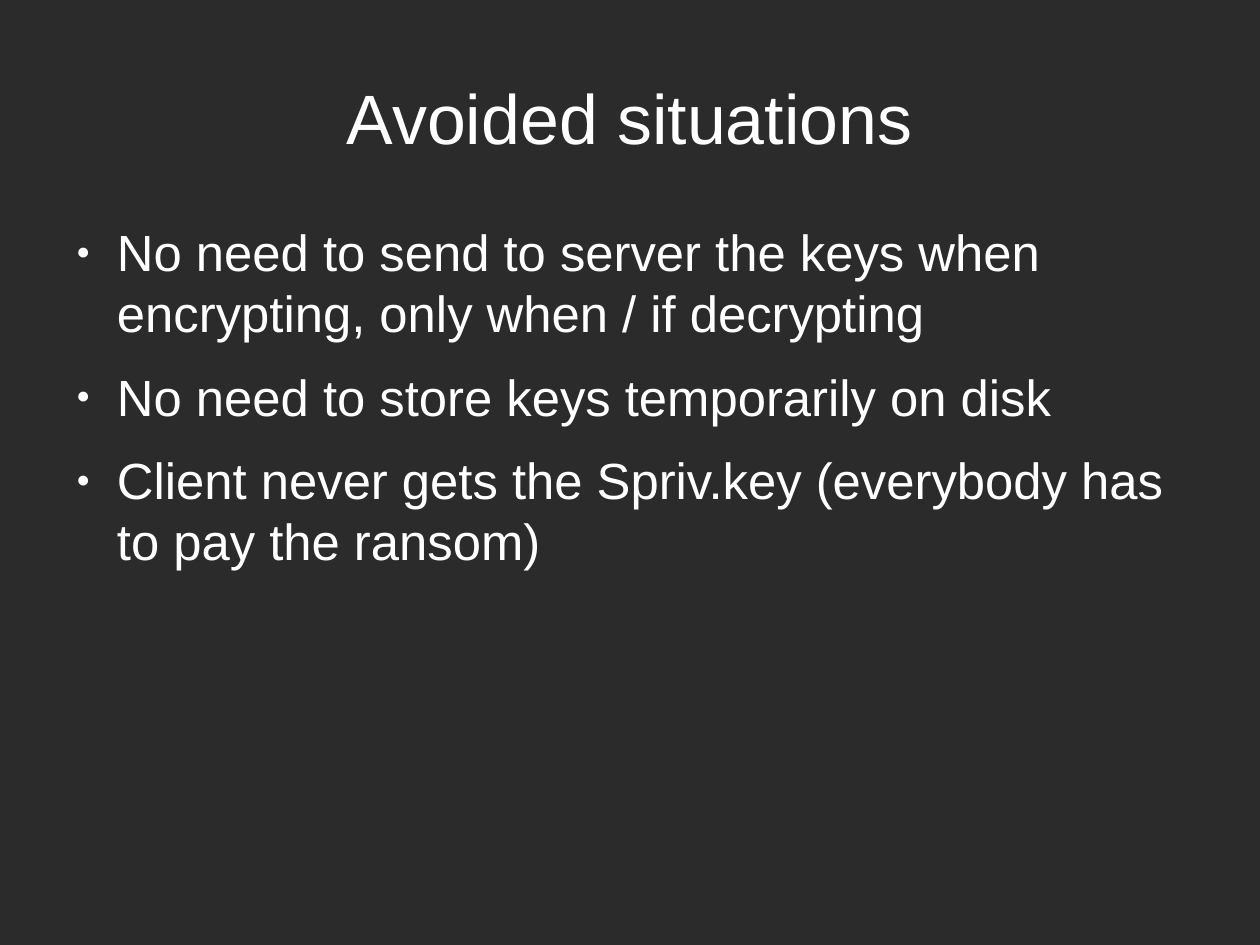
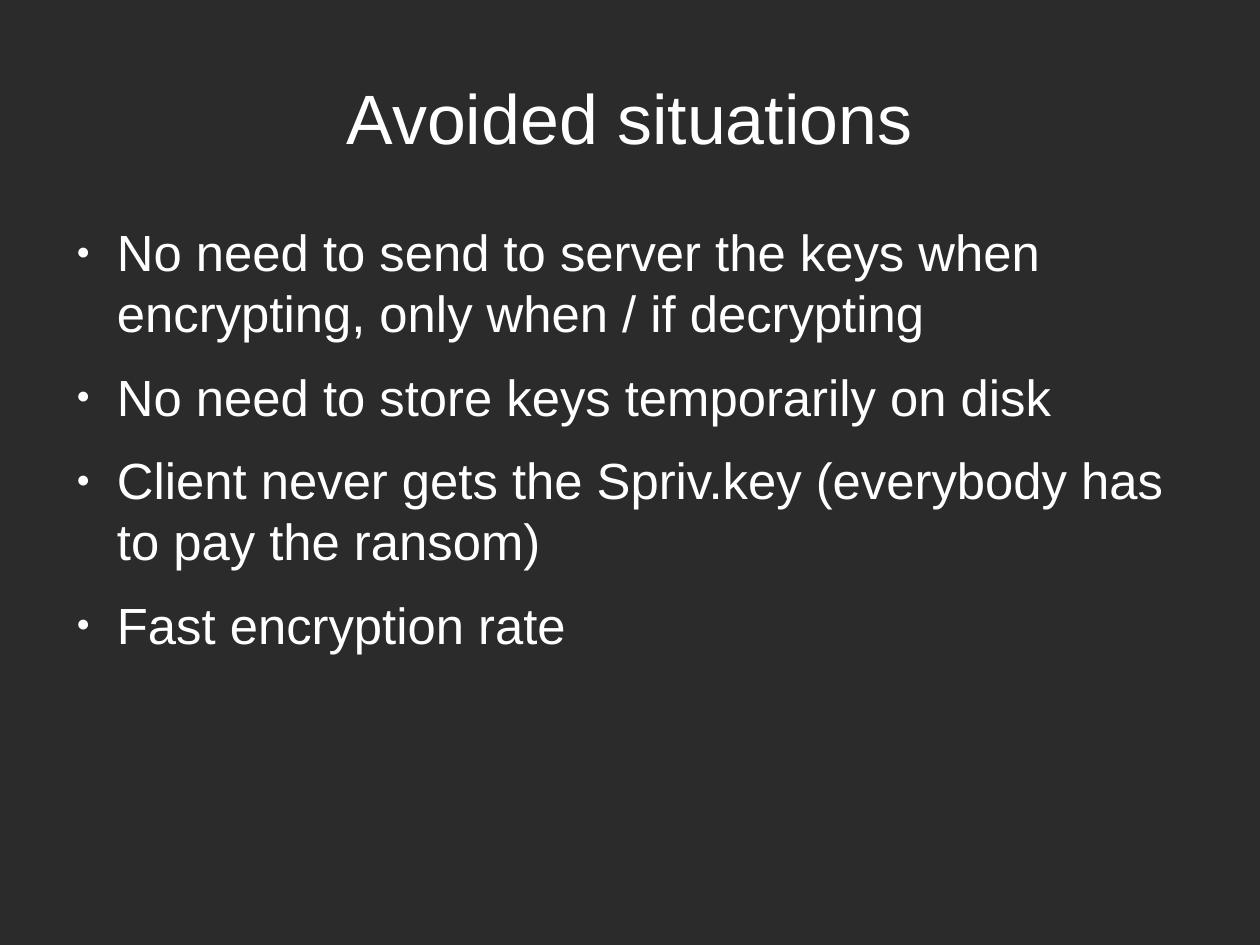
Before and after one commit to tarcisio-marinho/GonnaCry, a slide deck: slide 10 of Python/talk/na_beira_do_rio.odp. Drawn at 1260x945 pixels with LibreOffice and Linux fonts; fonts in the diff are those of the drawing; background and template pictures are left out; a plain dark background stands for a picture behind light text. Boxes give left, top, right and bottom in pixels: in the first picture for what was removed or moved away, otherwise in the second. Text is boxed around its words. In the diff, an @@ line names an element or a change of style, - is before the commit and + after.

Commit message:
aaa

```diff
--- a/Python/talk/na_beira_do_rio.odp
+++ b/Python/talk/na_beira_do_rio.odp
@@ text at [117, 607, 565, 654]: paragraph added @@
+● Fast encryption rate
```
